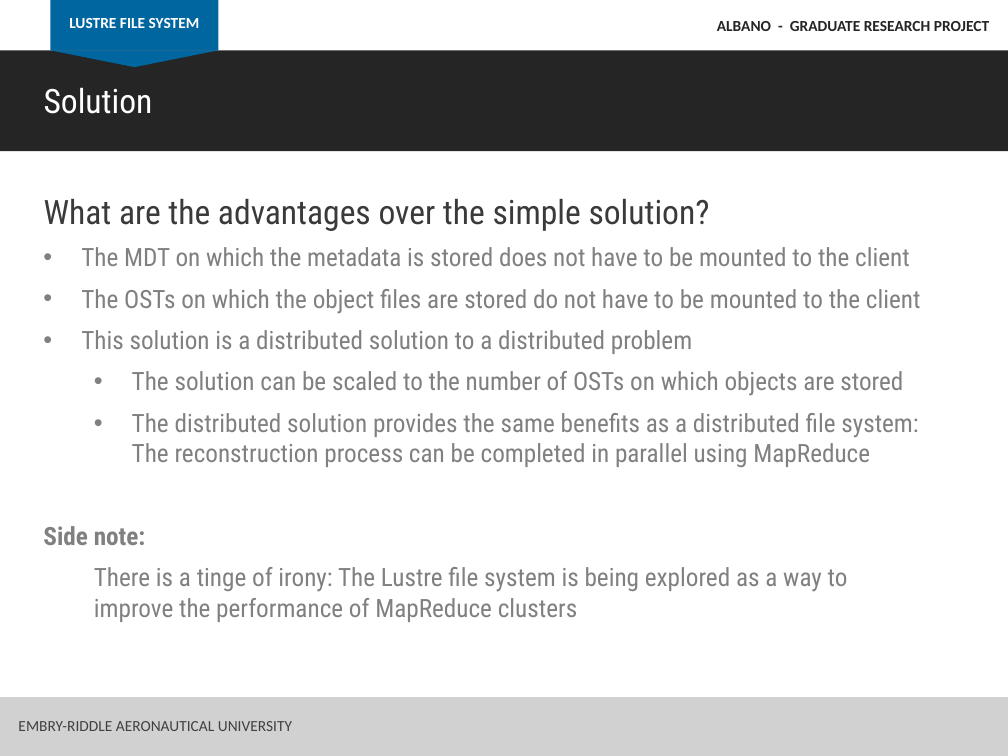
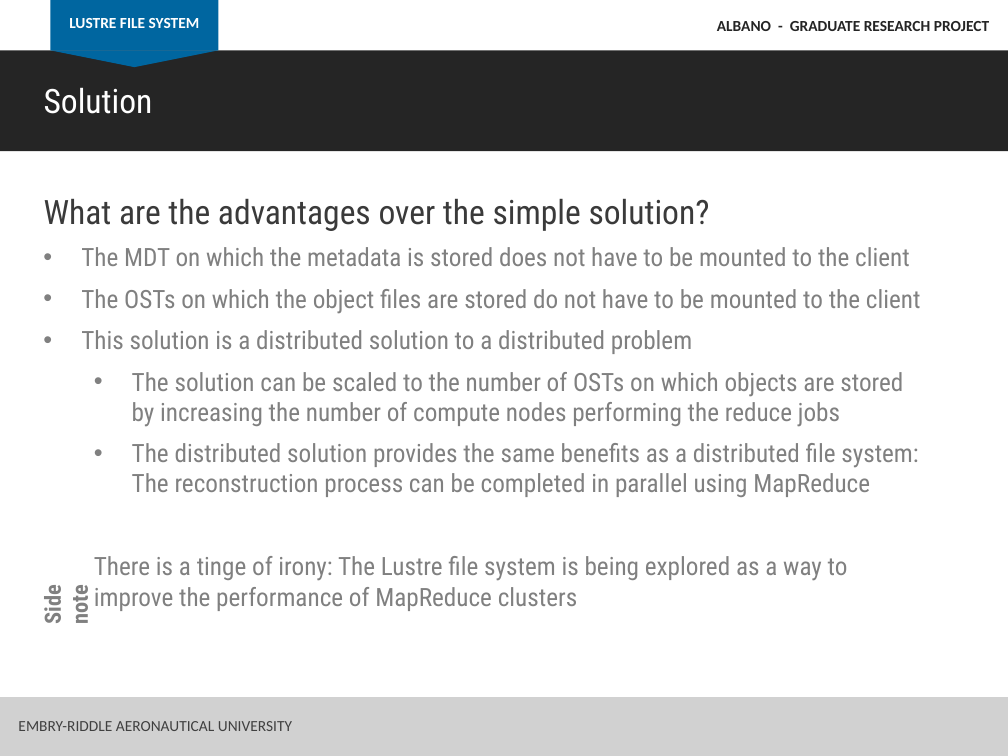
Before and after one commit to albanoj2/grp, a slide deck: slide 56 of docs/Albano_GRP_presentation.pptx. Drawn at 1008x756 pixels with LibreOffice and Linux fonts; fonts in the diff are those of the drawing. Boxes give left, top, right and bottom in pixels: in the first picture for what was removed or moved away, otherwise in the second. Text is boxed around its words. In the diff, an @@ line names an element or a change of style, - is before the commit and + after.

Commit message:
Slight corrections to Powerpoint

```diff
--- a/docs/Albano_GRP_presentation.pptx
+++ b/docs/Albano_GRP_presentation.pptx
@@ text at <box>132,372,903,427</box>: text changed @@
-  • The solution can be scaled to the number of OSTs on which objects are stored
+  • The solution can be scaled to the number of OSTs on which objects are stored by increasing the number of compute nodes performing the reduce jobs
@@ text at <box>43,526,146,545</box>: paragraph removed @@
-Side note:
@@ text added at <box>38,588,93,623</box>, 16 pt, text #808080, bold @@
+Side note
```
